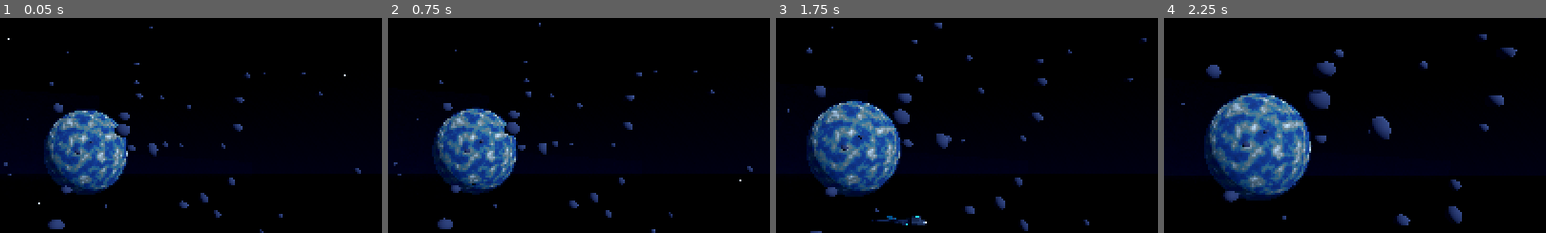
Above: before the commit, frames 1-4 (left to right).
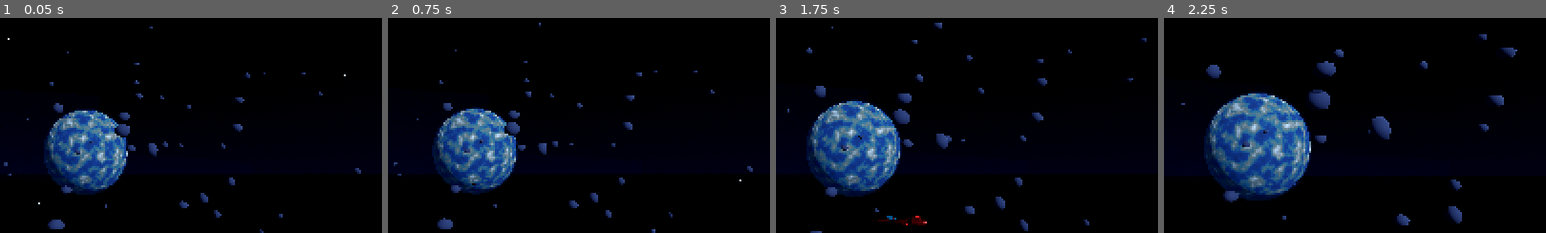
Above: after the commit, the same moments.

Repository: valdissor1990-ui/GALACTIC-FRONTIER
Game: Godot game, scene res://scenes/flight/visual_flight.tscn
The game is run twice, just before and just after one commit, with the same random seed, the same clock (stepped at 60 frames per second) and the same inputs. This scene is started directly instead of the project's main scene.
Inputs (mouse positions are % of the whole screen's width and height, from its top left):
- Up to frame 1 (0.05 s): no input
- Up to frame 2 (0.75 s): tap Enter at 0.5 s; move the mouse to (49, 52) at 0.52 s; hold W (move_forward) from 0.53 s (still down); hold Shift (boost) from 0.53 s (still down)
- Up to frame 3 (1.75 s): keep holding W (move_forward); move the mouse to (57, 51) at 1.27 s; release Shift (boost) at 1.28 s; click (57, 51) at 1.35 s
- Up to frame 4 (2.25 s): keep holding W (move_forward); move the mouse to (42, 49) at 2.02 s; hold Y (target_clear) from 2.03 s (still down)
The pictures show only the part of the screen within x 39-89%, y 28-78%; the shares and areas given below are measured in that part.

Frame 1 is identical in both runs. In frame 2, less than 0.1% of the frame differs, in the area x 22-23%, y 76-78%; in frame 3, 0.3%, in the area x 25-40%, y 92-97%; in frame 4, nothing differs.
Error before the commit: Invalid access to property or key 'name' on a base object of type 'StandardMaterial3D'. (res://scripts/environment/enemy_visual_treatment.gd:25)

Commit message:
Use Resource resource_name for enemy material treatment

Diff:
--- a/scripts/environment/enemy_visual_treatment.gd
+++ b/scripts/environment/enemy_visual_treatment.gd
@@ -22,7 +22,7 @@
 			if not (source is StandardMaterial3D):
 				continue
 			var material := (source as StandardMaterial3D).duplicate() as StandardMaterial3D
-			if material.name.to_lower().contains("glass"):
+			if material.resource_name.to_lower().contains("glass"):
 				continue
 			var original := material.albedo_color
 			material.albedo_color = Color(
